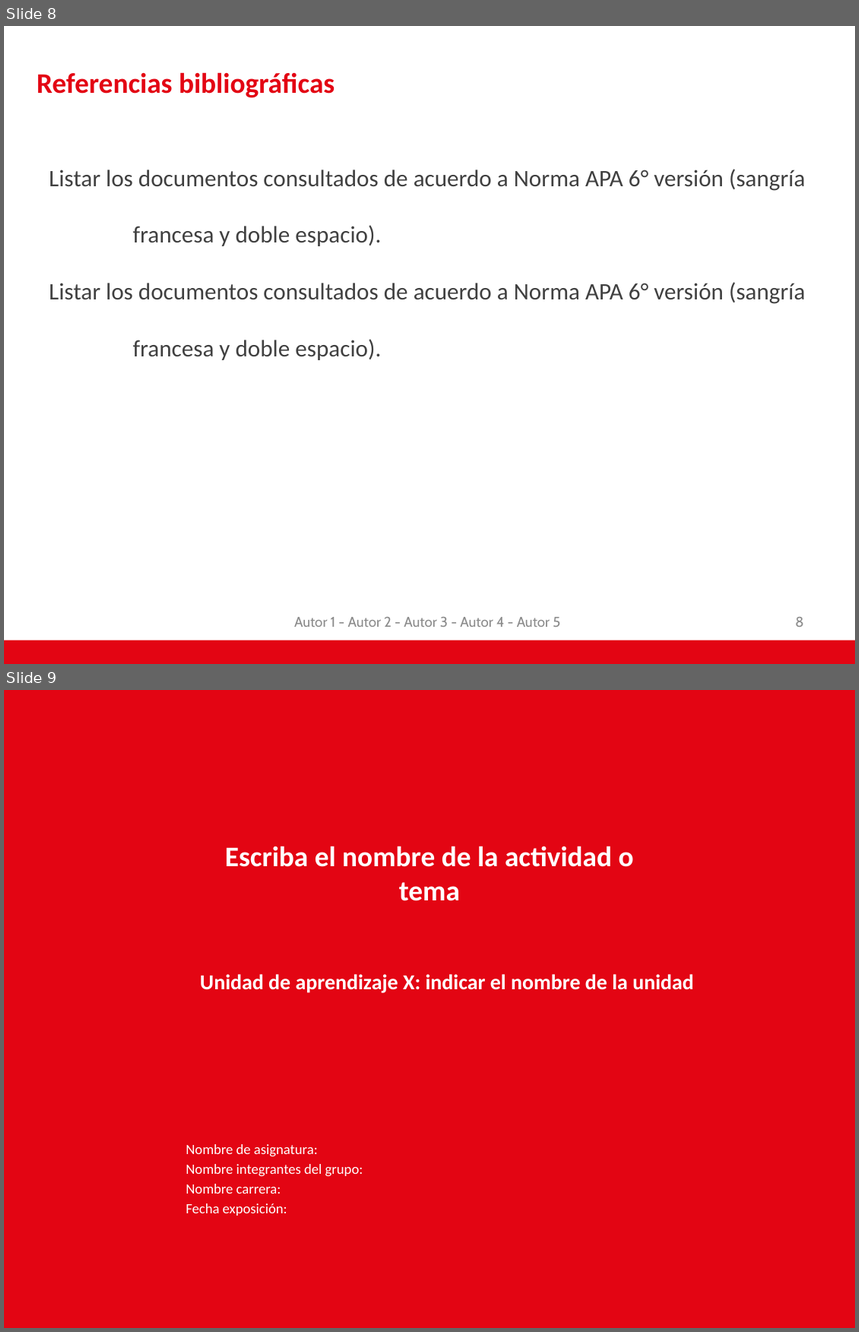
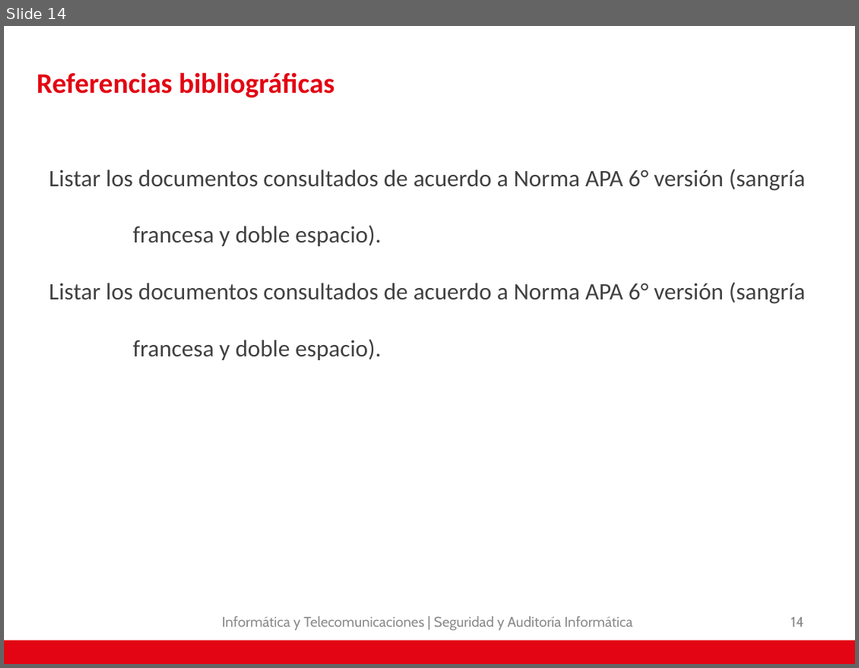
Before and after one commit to AdNNNN/inacap.2019, a slide deck: trabajos.inacap.2019/Seguridad y auditoria informática/Unidad 2/Problematica - Empresa JetBlack II.pptx. Shown one above the other, each under a label of ours: slides 8 and 9 before the commit, slide 14 after it. The pictures are 859x1332 and 859x668 pixels, drawn with LibreOffice and Linux fonts; fonts in the diff are those of the drawing; background and template pictures are left out. Boxes give left, top, right and bottom in pixels: in the first picture for what was removed or moved away, otherwise in the second. Text is boxed around its words. In the diff, an @@ line names an element or a change of style, - is before the commit and + after.

Commit message:
Se actualiza PPT Seguridad

```diff
--- a/trabajos.inacap.2019/Seguridad y auditoria informática/Unidad 2/Problematica - Empresa JetBlack II.pptx
+++ b/trabajos.inacap.2019/Seguridad y auditoria informática/Unidad 2/Problematica - Empresa JetBlack II.pptx
@@ slide 9 removed at box(4, 690, 855, 1328), background #E30513 @@
@@ title removed at box(225, 846, 634, 901) @@
-Escriba el nombre de la actividad o tema
@@ subtitle removed at box(200, 974, 694, 993) @@
-Unidad de aprendizaje X: indicar el nombre de la unidad
@@ text removed at box(186, 1144, 363, 1216) @@
-Nombre de asignatura:
-Nombre integrantes del grupo:
-Nombre carrera:
-Fecha exposición:
@@ what was slide 8 is now slide 14 @@
@@ slide 14 changed as well @@
@@ text at box(222, 617, 633, 631): text changed @@
-Autor 1 - Autor 2 - Autor 3 - Autor 4 - Autor 5
+Informática y Telecomunicaciones | Seguridad y Auditoría Informática
@@ page number at box(791, 617, 804, 627): text changed @@
-8
+14
```
Also in this commit, not shown: 2 other slides changed, 11 slides added, 4 other slides removed.
